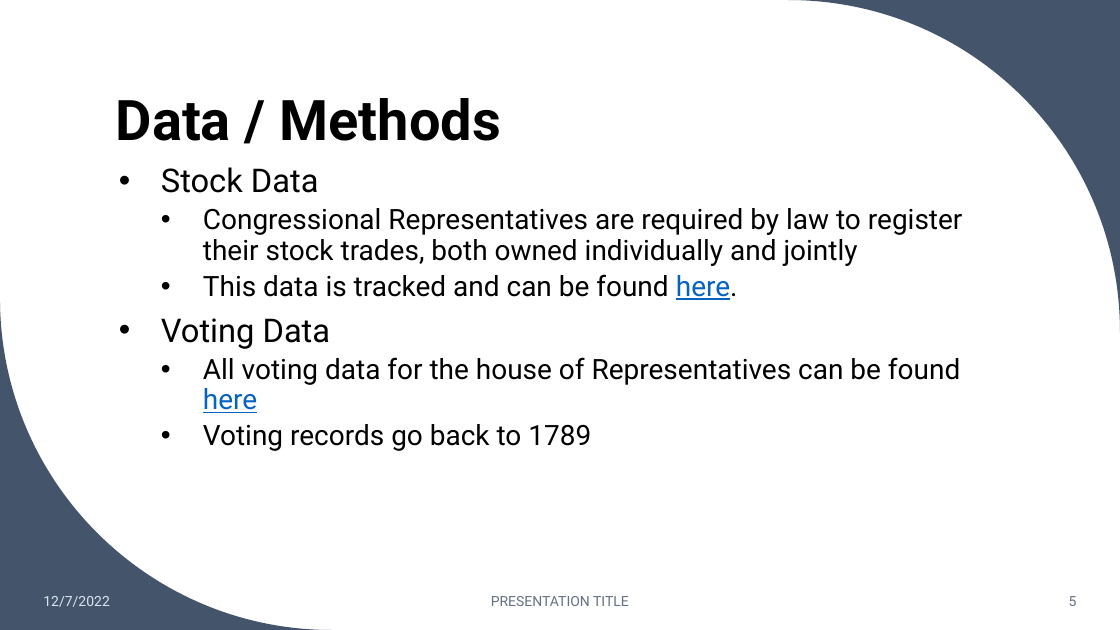
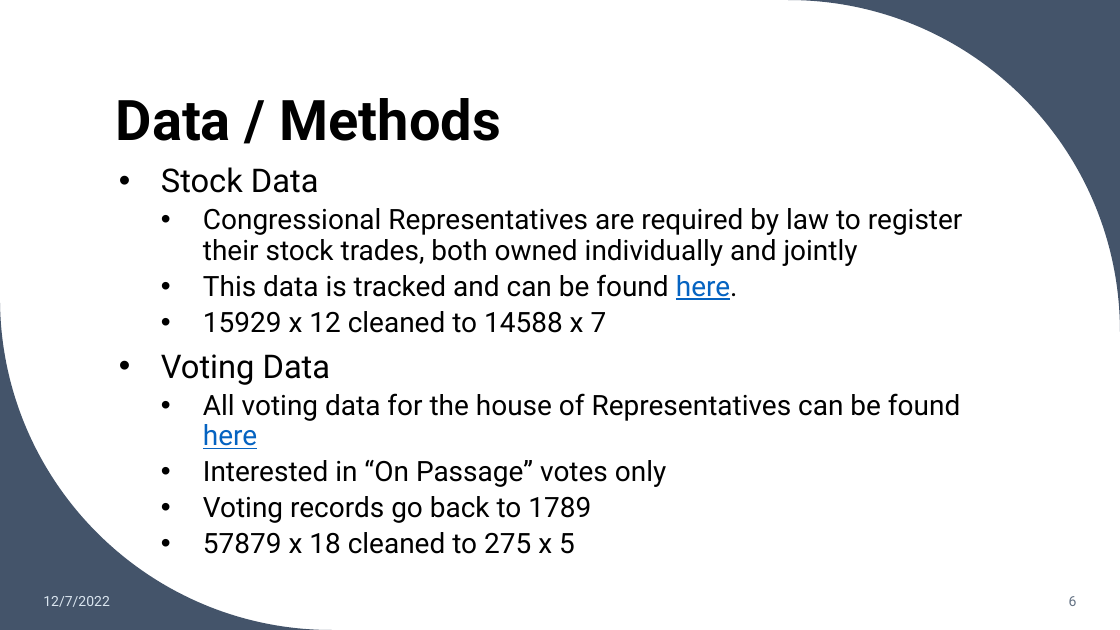
Before and after one commit to ccabes15/Congression_Trading, a slide deck: slide 6 of Presentation/Stock_Trading_Cabrey.pptx (slide 5 before the commit). Drawn at 1120x630 pixels with LibreOffice and Linux fonts; fonts in the diff are those of the drawing. Boxes give left, top, right and bottom in pixels: in the first picture for what was removed or moved away, otherwise in the second. Text is boxed around its words. In the diff, an @@ line names an element or a change of style, - is before the commit and + after.

```diff
--- a/Presentation/Stock_Trading_Cabrey.pptx
+++ b/Presentation/Stock_Trading_Cabrey.pptx
@@ text at [203, 311, 607, 333]: paragraph added @@
+  • 15929 x 12 cleaned to 14588 x 7
@@ text at [203, 460, 666, 487]: paragraph added @@
+  • Interested in “On Passage” votes only
@@ text at [203, 532, 575, 554]: paragraph added @@
+  • 57879 x 18 cleaned to 275 x 5
@@ text removed at [491, 596, 629, 606] @@
-PRESENTATION TITLE
```
Also in this commit, not shown: 4 other slides changed, 12 slides added, 6 other files.
